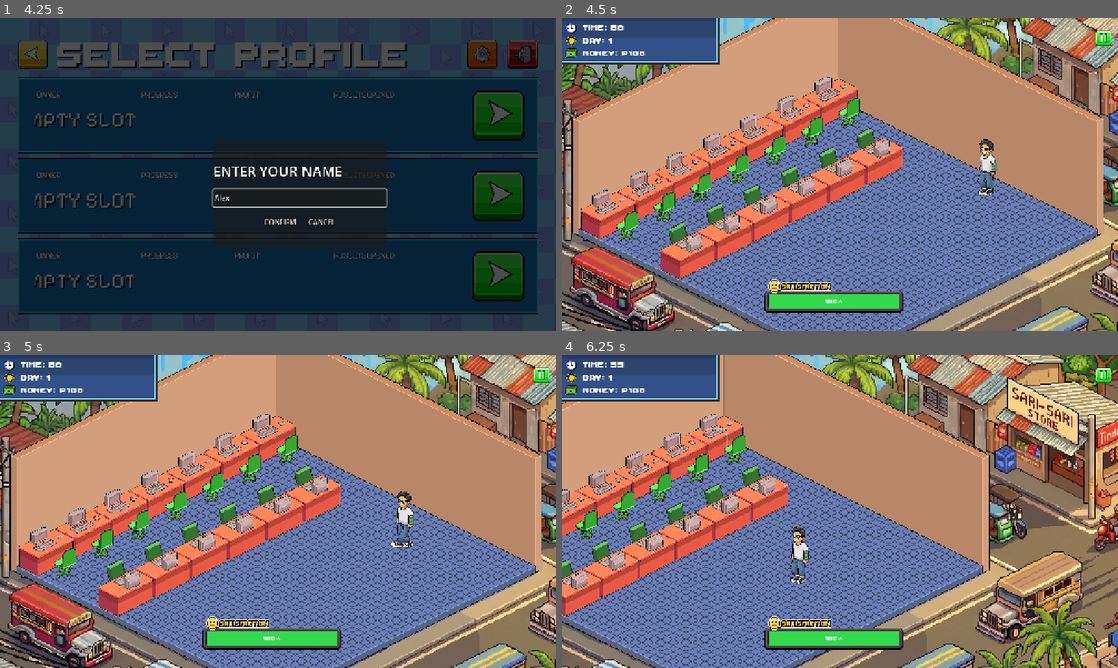
Above: before the commit, frames 1-4 (two rows, left to right).
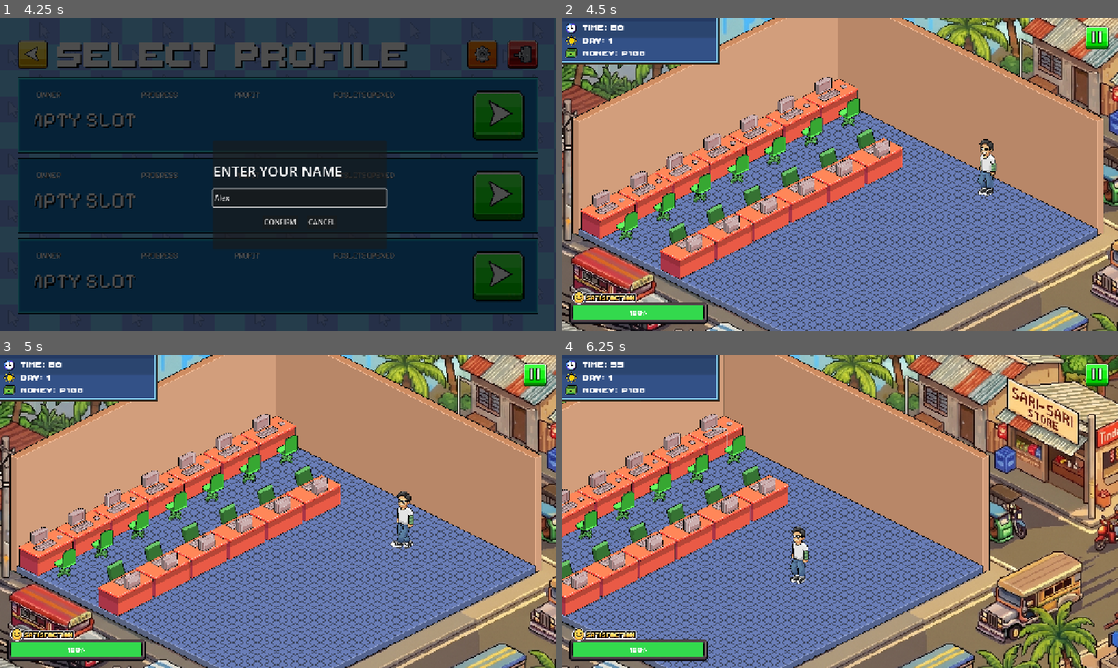
Above: after the commit, the same moments.

Repository: vinnyy-ph/gvd-project-overclocked
Game: Godot game, scene res://ui/main_menu_v2/MainMenuV2.tscn
Two runs of this game, one before a commit and one after it. Both use one fixed random seed, a clock stepped at 60 frames per second and the inputs below. Sound files missing from this copy of the repository are replaced by a short silence.
Inputs (mouse positions are in pixels of both pictures, inside the frame that each line leads up to):
- Up to frame 1 (4.25 s): click (450, 105) at 0.5 s; click (278, 115) at 1.25 s; click (300, 199) at 2.02 s; type "Alex" at 2.1 s; click (278, 196) at 2.75 s; click (278, 274) at 3.5 s
- Up to frame 2 (4.5 s): click "CONFIRM" at 4.25 s
- Up to frame 3 (5 s): no input
- Up to frame 4 (6.25 s): click (828, 439) at 5.02 s; tap Enter at 5.75 s; move the mouse to (962, 495) at 5.77 s; hold Right (ui_right) from 5.78 s (still down); click (962, 495) at 5.92 s

Frame 1 is identical in both runs. In frame 2, 4.3% of the frame differs, in the area x 1-99%, y 2-98%; in frame 3, 4.3%; in frame 4, 4.4%.

Commit message:
Add drag visuals; adjust customer queue & UI
Customer drag feedback: add base_scale tracking and a Tween-based _set_drag_visual to scale, fade and raise z_index while dragging (and restore on drop).

Customer queue & spawning: reduce drop threshold, refresh queue positions after successful drops, ensure new customers are added behind older ones (move_child(0)), use diagonal isometric offsets for waiting positions, and add a pop-in spawn scale animation. Implement _refresh_queue_positions to smoothly tween waiting customers into place.

Scene tweaks: update shop_floor_scrollable.tscn to position CustomerContainer and add multiple hidden CustomerWaiting nodes with adjusted positions, scales and z_index; adjust HUD element offsets for SatisfactionBar and TextureRect. Update pause_menu.tscn ext_resource UID and tweak PauseButton offsets/scale and DimOverlay visibility.

Diff:
--- a/core/shop_floor/customer.gd
+++ b/core/shop_floor/customer.gd
@@ -22,8 +22,11 @@
 var is_dragging = false
 var drag_offset = Vector2.ZERO
 var original_waiting_position = Vector2.ZERO
+var base_scale = Vector2.ONE
+var drag_tween: Tween = null
 
 func _ready():
+	base_scale = scale
 	if not revenue_timer.get_parent():
 		add_child(revenue_timer)
 		revenue_timer.wait_time = 2.0
@@ -155,6 +158,7 @@
 					var rect = Rect2(-size/2, size)
 					if rect.has_point(local_pos):
 						is_dragging = true
+						_set_drag_visual(true)
 						drag_offset = get_global_mouse_position() - global_position
 						original_waiting_position = global_position
 						customer_selected.emit(self)
@@ -162,6 +166,7 @@
 						get_viewport().set_input_as_handled()
 			elif is_dragging:
 				is_dragging = false
+				_set_drag_visual(false)
 				drag_ended.emit(self, global_position)
 				get_viewport().set_input_as_handled()
 
@@ -178,6 +183,7 @@
 				var rect = Rect2(-size/2, size)
 				if rect.has_point(local_pos):
 					is_dragging = true
+					_set_drag_visual(true)
 					drag_offset = mouse_pos - global_position
 					original_waiting_position = global_position
 					customer_selected.emit(self)
@@ -185,6 +191,7 @@
 					get_viewport().set_input_as_handled()
 		elif is_dragging:
 			is_dragging = false
+			_set_drag_visual(false)
 			drag_ended.emit(self, global_position)
 			get_viewport().set_input_as_handled()
 
@@ -208,5 +215,21 @@
 		# Reset visual cue
 		sprite.modulate = Color.WHITE
 
+func _set_drag_visual(dragging: bool):
+	if drag_tween:
+		drag_tween.kill()
+	drag_tween = create_tween().set_parallel(true)
+
+	if dragging:
+		# Lift effect: scale up and slight transparency
+		drag_tween.tween_property(self, "scale", base_scale * 1.15, 0.15).set_trans(Tween.TRANS_BACK).set_ease(Tween.EASE_OUT)
+		drag_tween.tween_property(self, "modulate:a", 0.7, 0.15)
+		z_index = 100 # Bring to very front while dragging
+	else:
+		# Drop back
+		drag_tween.tween_property(self, "scale", base_scale, 0.15).set_trans(Tween.TRANS_BACK).set_ease(Tween.EASE_OUT)
+		drag_tween.tween_property(self, "modulate:a", 1.0, 0.15)
+		z_index = 37 # Return to normal customer z-index
+
 func _process(_delta):
 	pass
--- a/core/shop_floor/shop_floor_scrollable.gd
+++ b/core/shop_floor/shop_floor_scrollable.gd
@@ -184,7 +184,7 @@
 func _on_customer_drag_ended(customer: Customer, _global_pos: Vector2):
 	is_customer_dragging = false
 
-	var best_dist = 400.0 # Increased threshold for easier dropping
+	var best_dist = 180.0 # Reduced threshold as requested
 	var best_slot = -1
 
 	var drop_point = customer.global_position
@@ -204,6 +204,7 @@
 
 	if best_slot != -1:
 		_on_desk_clicked(best_slot, customer)
+		_refresh_queue_positions()
 	else:
 		customer.return_to_waiting_position()
 
@@ -315,6 +316,9 @@
 
 	var customer = waiting_area.duplicate()
 	customer_container.add_child(customer)
+	# Newest at the bottom of tree so they are drawn behind older ones
+	customer_container.move_child(customer, 0)
+
 	customer.process_mode = PROCESS_MODE_INHERIT
 	customer.visible = true
 
@@ -323,8 +327,30 @@
 	customer.drag_ended.connect(_on_customer_drag_ended)
 
 	if waiting_area:
-		# First customer at exact position, others offset slightly
-		customer.global_position = waiting_area.global_position + Vector2(waiting_count * 80, 0)
+		# Diagonal isometric offset (up and left)
+		customer.global_position = waiting_area.global_position + Vector2(waiting_count * -70, waiting_count * -50)
+
+		# Spawn animation: pop-in from scale 0
+		var final_scale = customer.scale
+		customer.scale = Vector2.ZERO
+		var tween = create_tween()
+		tween.tween_property(customer, "scale", final_scale, 0.5).set_trans(Tween.TRANS_BACK).set_ease(Tween.EASE_OUT)
+
+func _refresh_queue_positions():
+	var waiting_customers = []
+	for child in customer_container.get_children():
+		if child is Customer and child.current_state == Customer.State.WAITING:
+			waiting_customers.append(child)
+
+	# Due to move_child(0), the oldest (front) is at the end of the array
+	waiting_customers.reverse()
+
+	for i in range(waiting_customers.size()):
+		var c = waiting_customers[i]
+		var target_pos = waiting_area.global_position + Vector2(i * -70, i * -50)
+		if c.global_position != target_pos:
+			var tween = create_tween()
+			tween.tween_property(c, "global_position", target_pos, 0.4).set_trans(Tween.TRANS_SINE).set_ease(Tween.EASE_OUT)
 
 func _on_issue_clicked(pc_index: int):
 	var issue_path = GameManager.active_issues[pc_index]
--- a/core/shop_floor/shop_floor_scrollable.tscn
+++ b/core/shop_floor/shop_floor_scrollable.tscn
@@ -214,6 +214,7 @@
 flat = true
 
 [node name="CustomerContainer" type="Node2D" parent="World/Background" unique_id=1968303627]
+position = Vector2(0, 822.8571)
 
 [node name="Desk13" type="Sprite2D" parent="World/Background" unique_id=1047420753]
 position = Vector2(179.4354, -92.87397)
@@ -320,8 +321,33 @@
 script = ExtResource("12_f7hrx")
 
 [node name="CustomerWaiting" type="Sprite2D" parent="World/Background" unique_id=744454501]
+visible = false
 z_index = 37
-position = Vector2(-95.714264, 860)
+position = Vector2(-246.46431, 765.1974)
+scale = Vector2(0.6091899, 0.6091899)
+texture = ExtResource("10_jajnr")
+script = ExtResource("11_f7hrx")
+
+[node name="CustomerWaiting2" type="Sprite2D" parent="World/Background" unique_id=2095847906]
+visible = false
+z_index = 37
+position = Vector2(-186.4643, 793.76886)
+scale = Vector2(0.6091899, 0.6091899)
+texture = ExtResource("10_jajnr")
+script = ExtResource("11_f7hrx")
+
+[node name="CustomerWaiting3" type="Sprite2D" parent="World/Background" unique_id=827750058]
+visible = false
+z_index = 37
+position = Vector2(-133.60715, 822.3403)
+scale = Vector2(0.6091899, 0.6091899)
+texture = ExtResource("10_jajnr")
+script = ExtResource("11_f7hrx")
+
+[node name="CustomerWaiting4" type="Sprite2D" parent="World/Background" unique_id=694547871]
+visible = false
+z_index = 37
+position = Vector2(-84.28568, 847.1429)
 scale = Vector2(0.6091899, 0.6091899)
 texture = ExtResource("10_jajnr")
 script = ExtResource("11_f7hrx")
@@ -347,20 +373,20 @@
 [node name="SatisfactionBar" type="ProgressBar" parent="CanvasLayer/HUD" unique_id=1555646873]
 custom_minimum_size = Vector2(300, 24)
 layout_mode = 0
-offset_left = 475.0
-offset_top = 635.0
-offset_right = 776.0
-offset_bottom = 670.0
+offset_left = 25.0
+offset_top = 661.0
+offset_right = 326.0
+offset_bottom = 696.0
 theme_override_fonts/font = ExtResource("4_ll02x")
 theme_override_font_sizes/font_size = 22
 value = 97.55
 
 [node name="TextureRect" type="TextureRect" parent="CanvasLayer/HUD" unique_id=966002861]
 layout_mode = 0
-offset_left = 463.0
-offset_top = 597.0
-offset_right = 788.122
-offset_bottom = 683.0
+offset_left = 13.0
+offset_top = 623.0
+offset_right = 338.122
+offset_bottom = 709.0
 texture = ExtResource("9_i6wj4")
 expand_mode = 1
 
--- a/ui/pause_menu/pause_menu.tscn
+++ b/ui/pause_menu/pause_menu.tscn
@@ -16,14 +16,16 @@
 
 [node name="PauseButton" type="Button" parent="." unique_id=641646048]
 process_mode = 3
-offset_left = 1222.0
-offset_top = 23.0
-offset_right = 1271.0
-offset_bottom = 71.0
+offset_left = 1206.0
+offset_top = 21.0
+offset_right = 1255.0
+offset_bottom = 69.0
+scale = Vector2(1.5, 1.5)
 icon = ExtResource("6_d3xb4")
 flat = true
 
 [node name="DimOverlay" type="ColorRect" parent="." unique_id=1881492644]
+visible = false
 anchors_preset = 15
 anchor_right = 1.0
 anchor_bottom = 1.0
Not shown: 1 places in ui/pause_menu/pause_menu.tscn that only renumber resources
